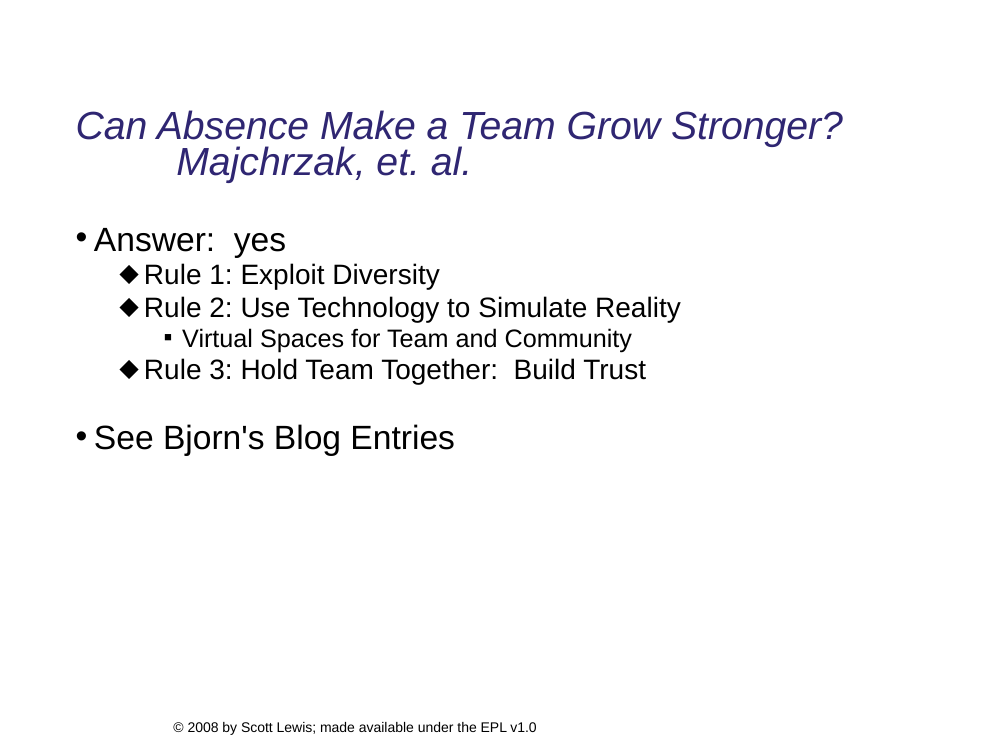
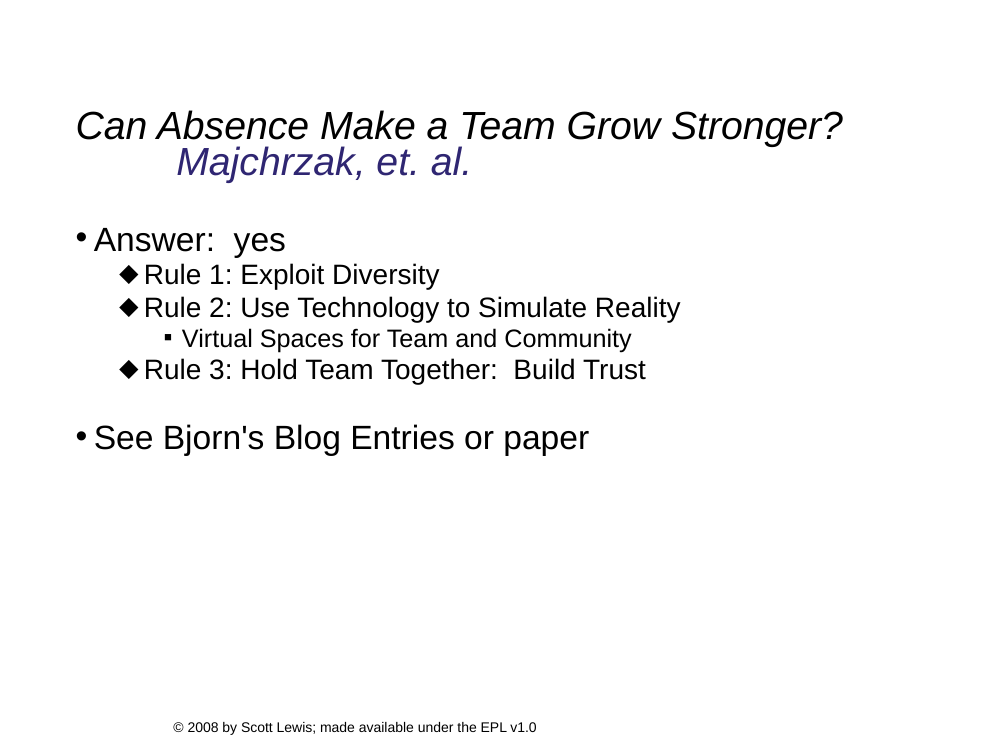
Before and after one commit to eclipse/ecf-website, a slide deck: slide 11 of presentations/eclipsecon2008/longtalk134/ecf_eclipsecon2008_134_DRAFT.ppt. Drawn at 1008x756 pixels with LibreOffice and Linux fonts; fonts in the diff are those of the drawing; background and template pictures are left out. Boxes give left, top, right and bottom in pixels: in the first picture for what was removed or moved away, otherwise in the second. Text is boxed around its words. In the diff, an @@ line names an element or a change of style, - is before the commit and + after.

```diff
--- a/presentations/eclipsecon2008/longtalk134/ecf_eclipsecon2008_134_DRAFT.ppt
+++ b/presentations/eclipsecon2008/longtalk134/ecf_eclipsecon2008_134_DRAFT.ppt
@@ title "Can Absence Make a Team ..." at <box>76,110,843,183</box>: text colour #2F2672 to #000000 in "Can Absence Make a Team Grow Stronger?" @@
@@ text at <box>94,424,589,456</box>: text changed @@
-• See Bjorn's Blog Entries
+• See Bjorn's Blog Entries or paper
```
Also in this commit, not shown: 13 other slides changed, 1 other file.
